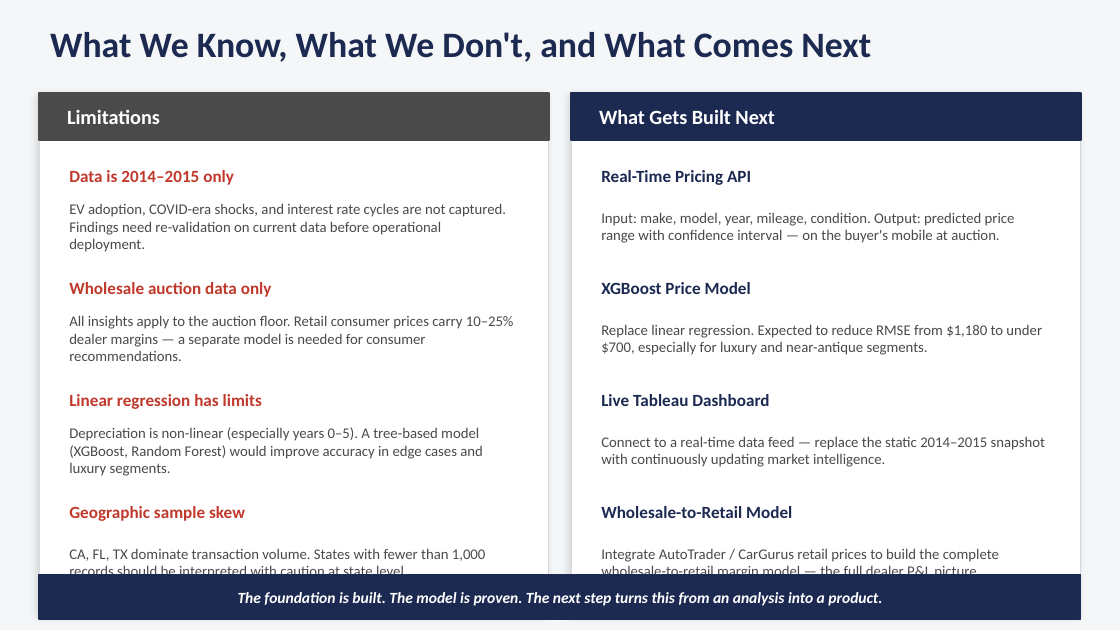
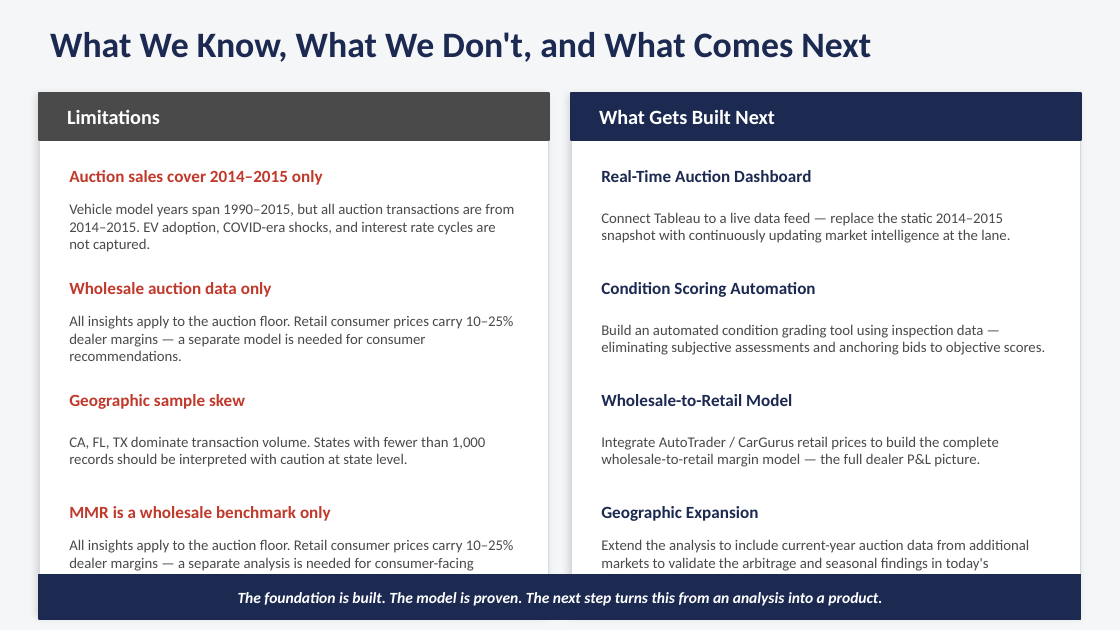
Before and after one commit to Abhinavbajpai30/SectionB_TeamG4_JudgingACarByItsCover, a slide deck: slide 10 of reports/presentation.pptx. Drawn at 1120x630 pixels with LibreOffice and Linux fonts; fonts in the diff are those of the drawing. Boxes give left, top, right and bottom in pixels: in the first picture for what was removed or moved away, otherwise in the second. Text is boxed around its words. In the diff, an @@ line names an element or a change of style, - is before the commit and + after.

```diff
--- a/reports/presentation.pptx
+++ b/reports/presentation.pptx
@@ text at [69,170,323,185]: text changed @@
-Data is 2014–2015 only
+Auction sales cover 2014–2015 only
@@ text at [601,170,811,182]: text changed @@
-Real-Time Pricing API
+Real-Time Auction Dashboard
@@ text at [69,203,514,252]: text changed @@
-EV adoption, COVID-era shocks, and interest rate cycles are not captured. Findings need re-validation on current data before operational deployment.
+Vehicle model years span 1990–2015, but all auction transactions are from 2014–2015. EV adoption, COVID-era shocks, and interest rate cycles are not captured.
@@ text at [601,212,1010,243]: text changed @@
-Input: make, model, year, mileage, condition. Output: predicted price range with confidence interval — on the buyer's mobile at auction.
+Connect Tableau to a live data feed — replace the static 2014–2015 snapshot with continuously updating market intelligence at the lane.
@@ text at [601,282,815,297]: text changed @@
-XGBoost Price Model
+Condition Scoring Automation
@@ text at [601,324,1045,355]: text changed @@
-Replace linear regression. Expected to reduce RMSE from $1,180 to under $700, especially for luxury and near-antique segments.
+Build an automated condition grading tool using inspection data — eliminating subjective assessments and anchoring bids to objective scores.
@@ text at [69,394,245,409]: text changed @@
-Linear regression has limits
+Geographic sample skew
@@ text at [601,394,792,406]: text changed @@
-Live Tableau Dashboard
+Wholesale-to-Retail Model
@@ text at [69,436,486,467]: text changed @@
-Depreciation is non-linear (especially years 0–5). A tree-based model (XGBoost, Random Forest) would improve accuracy in edge cases and luxury segments.
+CA, FL, TX dominate transaction volume. States with fewer than 1,000 records should be interpreted with caution at state level.
@@ text at [601,436,999,467]: text changed @@
-Connect to a real-time data feed — replace the static 2014–2015 snapshot with continuously updating market intelligence.
+Integrate AutoTrader / CarGurus retail prices to build the complete wholesale-to-retail margin model — the full dealer P&L picture.
@@ text at [69,506,331,521]: text changed @@
-Geographic sample skew
+MMR is a wholesale benchmark only
@@ text at [601,506,758,521]: text changed @@
-Wholesale-to-Retail Model
+Geographic Expansion
@@ text at [69,539,514,574]: text changed @@
-CA, FL, TX dominate transaction volume. States with fewer than 1,000 records should be interpreted with caution at state level.
+All insights apply to the auction floor. Retail consumer prices carry 10–25% dealer margins — a separate analysis is needed for consumer-facing recommendations.
@@ text at [601,539,1029,574]: text changed @@
-Integrate AutoTrader / CarGurus retail prices to build the complete wholesale-to-retail margin model — the full dealer P&L picture.
+Extend the analysis to include current-year auction data from additional markets to validate the arbitrage and seasonal findings in today's conditions.
```
Also in this commit, not shown: 3 other slides changed, 2 other files.
